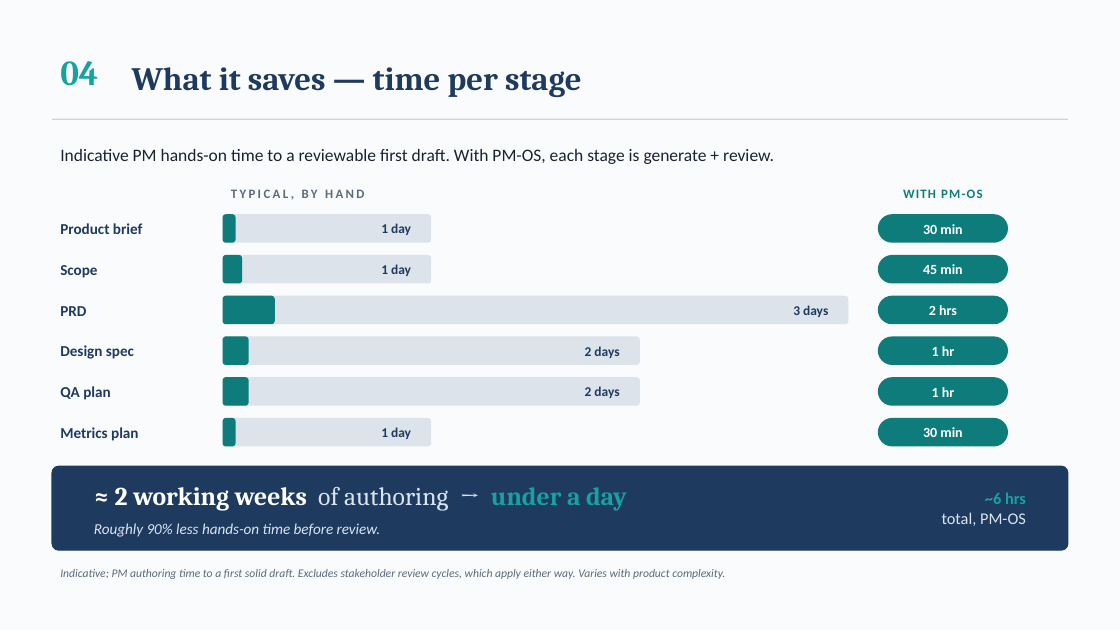
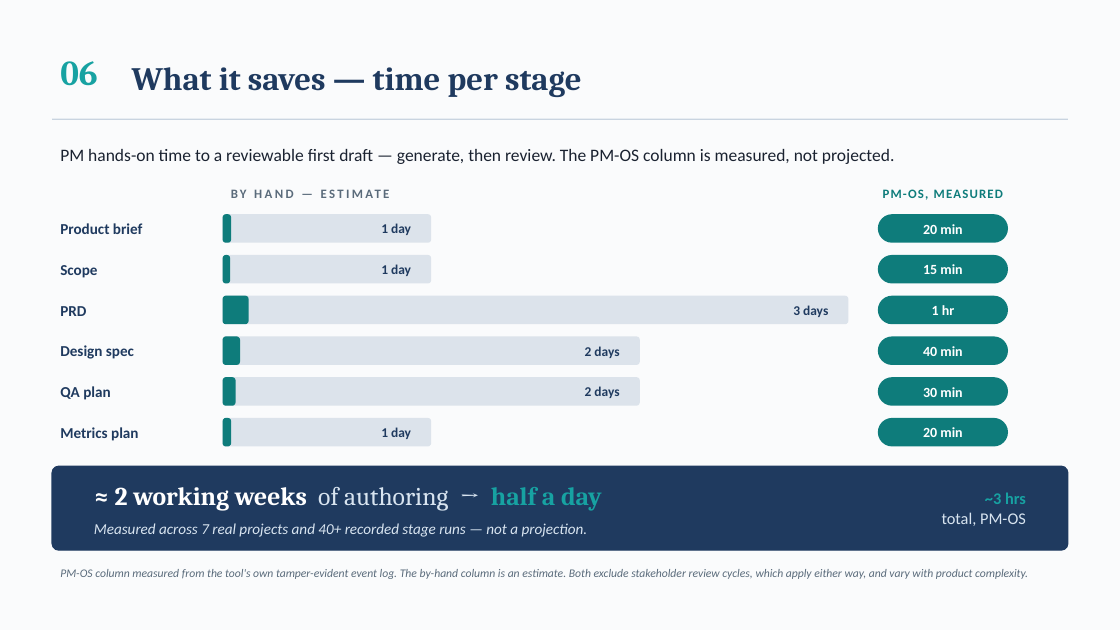
Before and after one commit to pingmepi/pm-os, a slide deck: slide 7 of collateral/PM-OS-Business-Overview.pptx (slide 5 before the commit). Drawn at 1120x630 pixels with LibreOffice and Linux fonts; fonts in the diff are those of the drawing. Boxes give left, top, right and bottom in pixels: in the first picture for what was removed or moved away, otherwise in the second. Text is boxed around its words. In the diff, an @@ line names an element or a change of style, - is before the commit and + after.

```diff
--- a/collateral/PM-OS-Business-Overview.pptx
+++ b/collateral/PM-OS-Business-Overview.pptx
@@ text at [60,61,97,86]: text changed @@
-04
+06
@@ text at [60,149,894,164]: text changed @@
-Indicative PM hands-on time to a reviewable first draft. With PM-OS, each stage is generate + review.
+PM hands-on time to a reviewable first draft — generate, then review. The PM-OS column is measured, not projected.
@@ text at [231,189,364,198]: text changed @@
-TYPICAL, BY HAND
+BY HAND — ESTIMATE
@@ text at [883,189,1003,200]: text changed @@
-WITH PM-OS
+PM-OS, MEASURED
@@ rounded rectangle: place and size @@
-rounded rectangle at [223,214,236,243]
+rounded rectangle at [223,214,231,243]
@@ text at [923,224,962,234]: text changed @@
-30 min
+20 min
@@ rounded rectangle: place and size @@
-rounded rectangle at [223,255,242,284]
+rounded rectangle at [223,255,230,284]
@@ text at [923,264,962,274]: text changed @@
-45 min
+15 min
@@ proportions changed in 6 elements at [223,214,231,243], [223,418,231,446], [223,336,240,365], [223,377,236,406], [223,255,230,284], [223,296,249,324] @@
@@ rounded rectangle: place and size @@
-rounded rectangle at [223,296,275,324]
+rounded rectangle at [223,296,249,324]
@@ text "1 hr": place and size @@
-text "1 hr" at [932,346,954,356]
+text "1 hr" at [932,305,954,315]
@@ text removed at [929,305,957,315] @@
-2 hrs
@@ rounded rectangle: place and size @@
-rounded rectangle at [223,336,249,365]
+rounded rectangle at [223,336,240,365]
@@ text added at [923,346,962,356], 12 pt, text #FFFFFF, bold @@
+40 min
@@ rounded rectangle: place and size @@
-rounded rectangle at [223,377,249,406]
+rounded rectangle at [223,377,236,406]
@@ text at [923,387,962,397]: text changed @@
-1 hr
+30 min
@@ rounded rectangle: place and size @@
-rounded rectangle at [223,418,236,446]
+rounded rectangle at [223,418,231,446]
@@ text at [923,427,962,437]: text changed @@
-30 min
+20 min
@@ text at [115,487,602,511]: text changed @@
-≈ 2 working weeks of authoring → under a day
+≈ 2 working weeks of authoring → half a day
@@ text at [985,492,1026,504]: text changed @@
-~6 hrs
+~3 hrs
@@ text at [94,523,588,537]: text changed @@
-Roughly 90% less hands-on time before review.
+Measured across 7 real projects and 40+ recorded stage runs — not a projection.
@@ text at [60,569,1028,579]: text changed @@
-Indicative; PM authoring time to a first solid draft. Excludes stakeholder review cycles, which apply either way. Varies with product complexity.
+PM-OS column measured from the tool's own tamper-evident event log. The by-hand column is an estimate. Both exclude stakeholder review cycles, which apply either way, and vary with product complexity.
```
Also in this commit, not shown: 2 other slides changed, 4 slides added, 3 other files.
